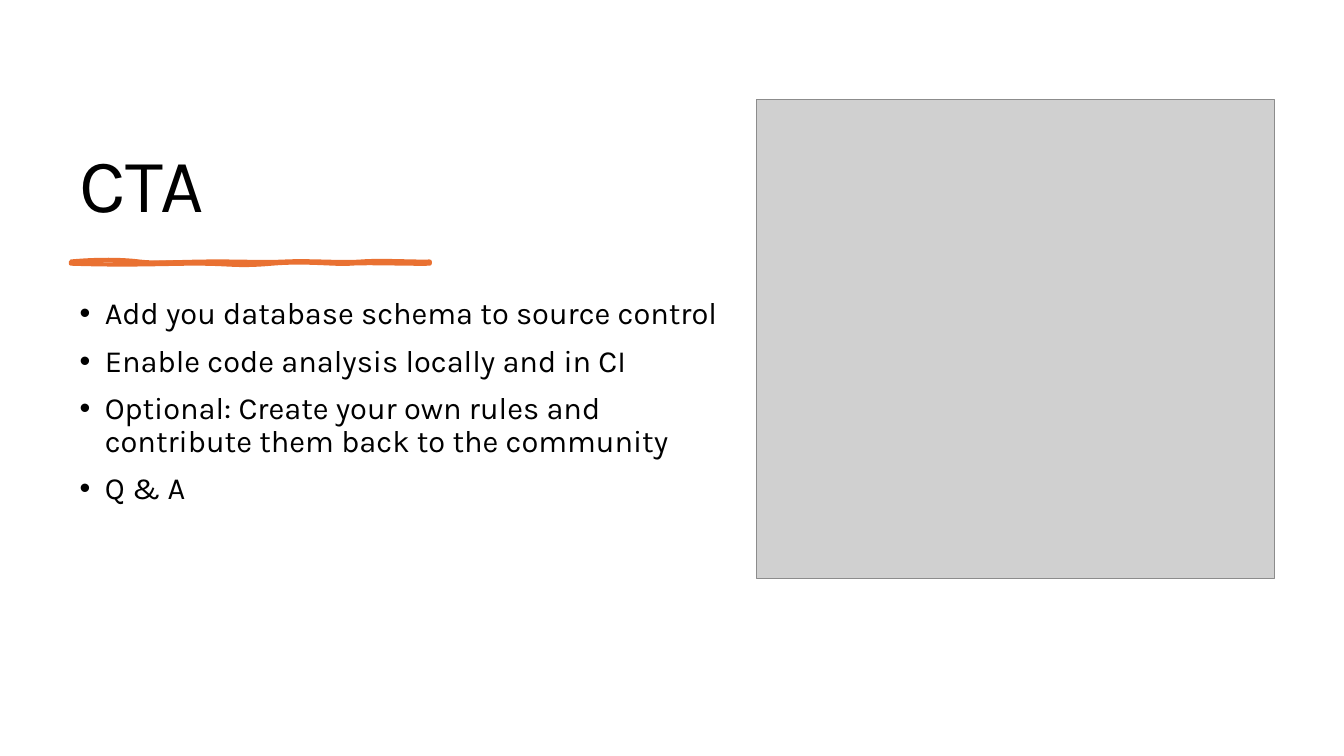
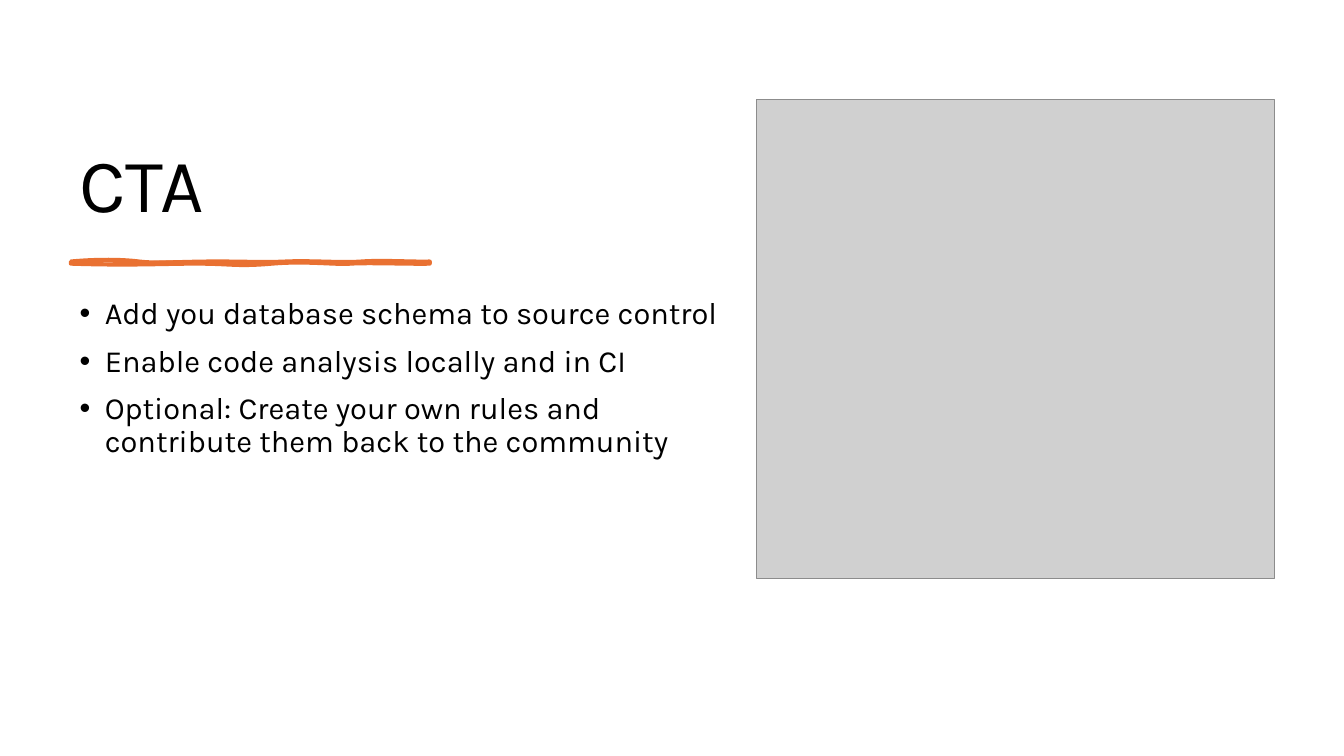
Before and after one commit to ErikEJ/TsqlAnalysis, a slide deck: slide 9 of T-SQL Code analysis.pptx (slide 10 before the commit). Drawn at 1344x756 pixels with LibreOffice and Linux fonts; fonts in the diff are those of the drawing; grey boxes stand for pictures. Boxes give left, top, right and bottom in pixels: in the first picture for what was removed or moved away, otherwise in the second. Text is boxed around its words. In the diff, an @@ line names an element or a change of style, - is before the commit and + after.

```diff
--- a/T-SQL Code analysis.pptx
+++ b/T-SQL Code analysis.pptx
@@ text at (105, 479, 186, 504): paragraph removed @@
-• Q & A
```
Also in this commit, not shown: 2 other slides changed.
